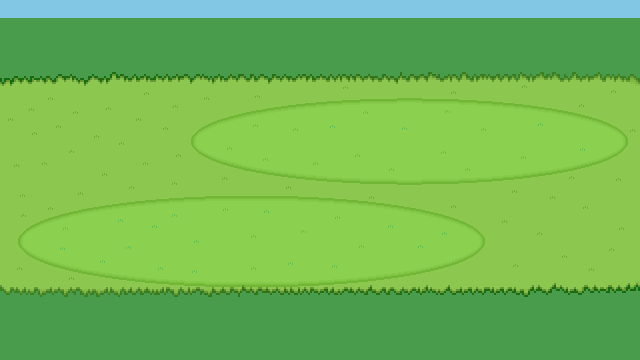
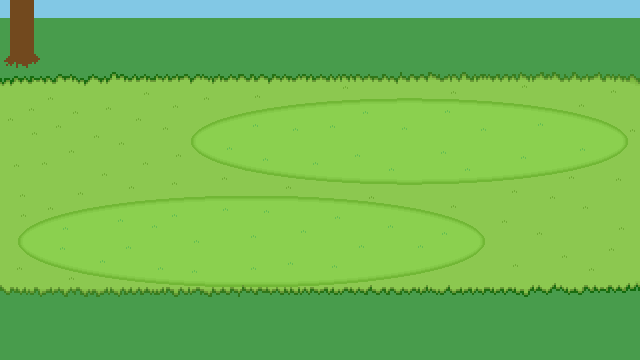
Comparing the layer stacks of the two 640 x 360 images. Changes:
showed "Trees", painted on it over (4, 0, 40, 68)
